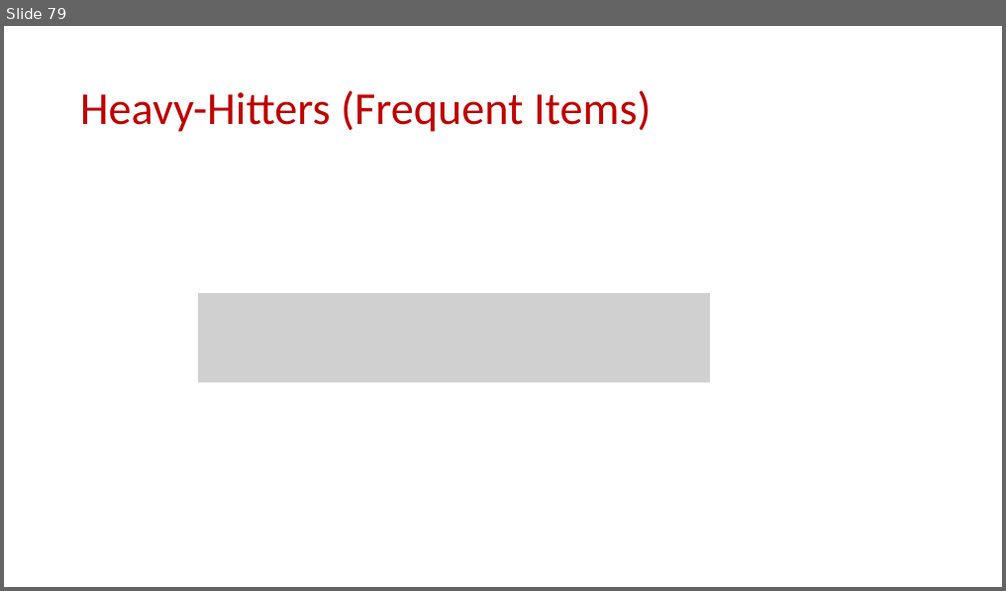
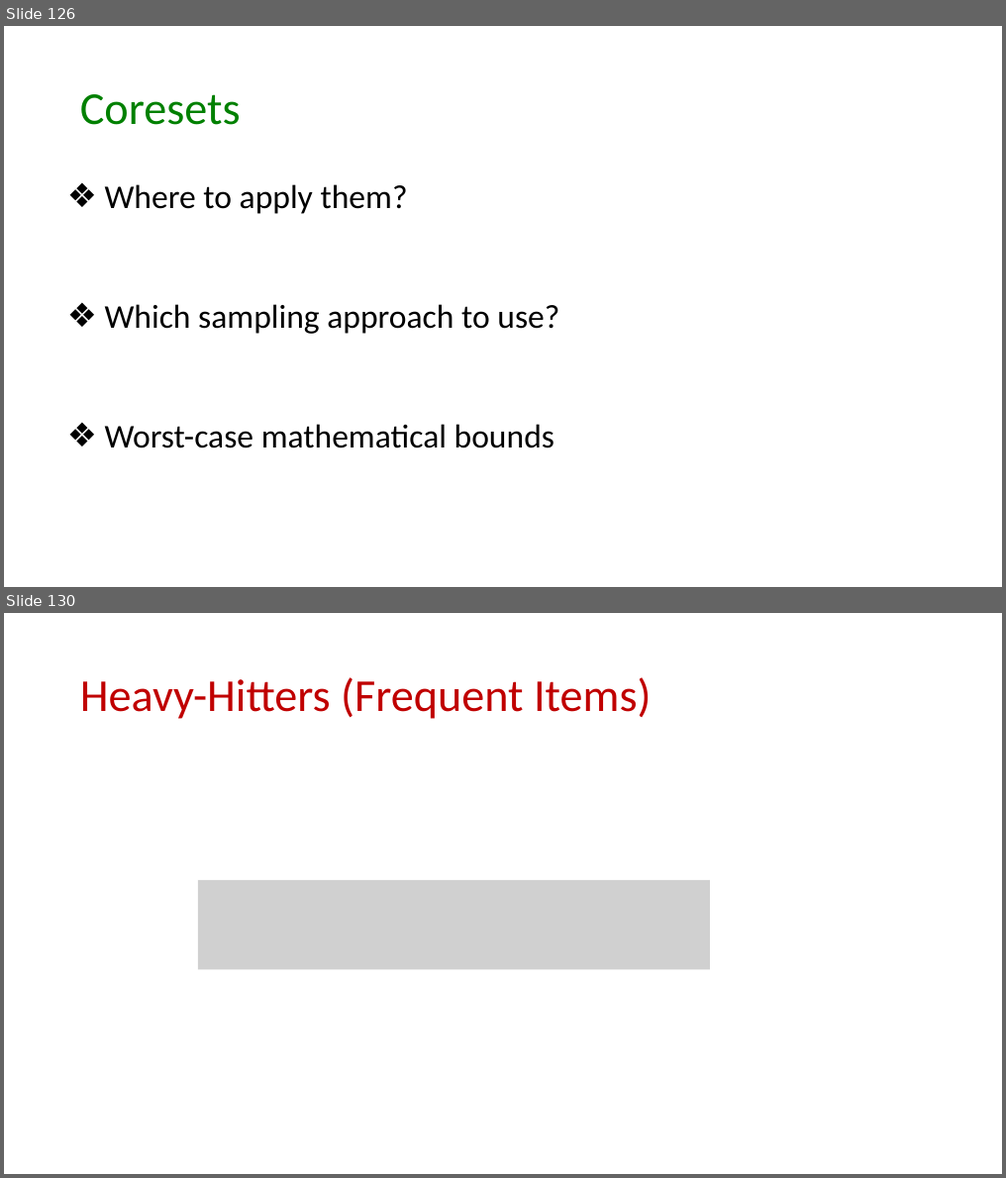
Before and after one commit to samsonzhou/samsonzhou.github.io, a slide deck: CSCE689-23/L15.pptx. Shown one above the other, each under a label of ours: slide 79 before the commit, slides 126 and 130 after it; the slides between them are not shown. The pictures are 1006x591 and 1006x1178 pixels, drawn with LibreOffice and Linux fonts; fonts in the diff are those of the drawing; grey boxes stand for pictures. Boxes give left, top, right and bottom in pixels: in the first picture for what was removed or moved away, otherwise in the second. Text is boxed around its words. In the diff, an @@ line names an element or a change of style, - is before the commit and + after.

```diff
--- a/CSCE689-23/L15.pptx
+++ b/CSCE689-23/L15.pptx
@@ slide 126 added at <box>4,26,1002,587</box>, background #FFFFFF @@
@@ title added at <box>80,94,241,125</box>, 44 pt, text #008000 @@
+Coresets
@@ text added at <box>105,184,559,449</box>, 32 pt, text #000000 @@
+❖ Where to apply them?
+❖ Which sampling approach to use?
+❖ Worst-case mathematical bounds
@@ what was slide 79 is now slide 130 @@
```
Also in this commit, not shown: 50 other slides added.
